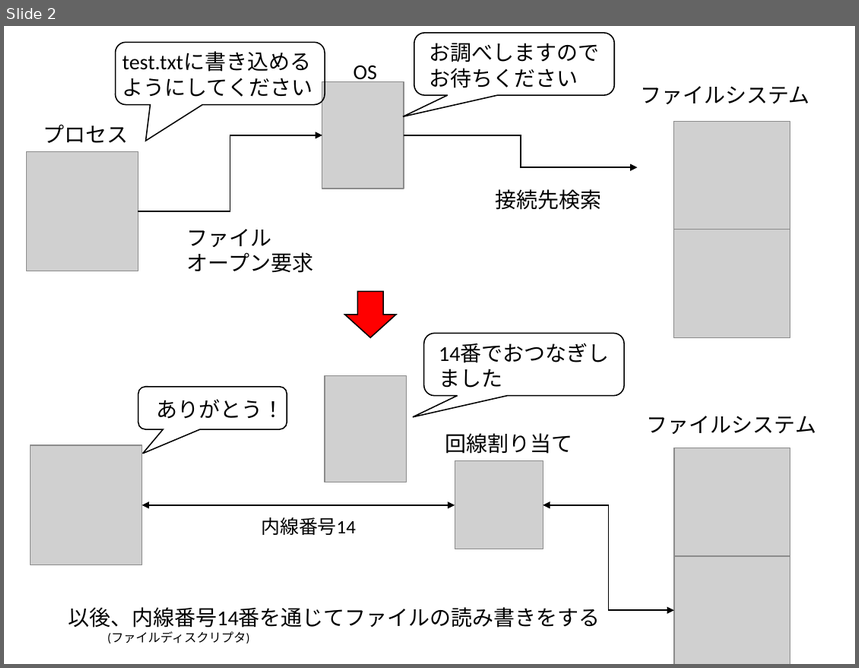
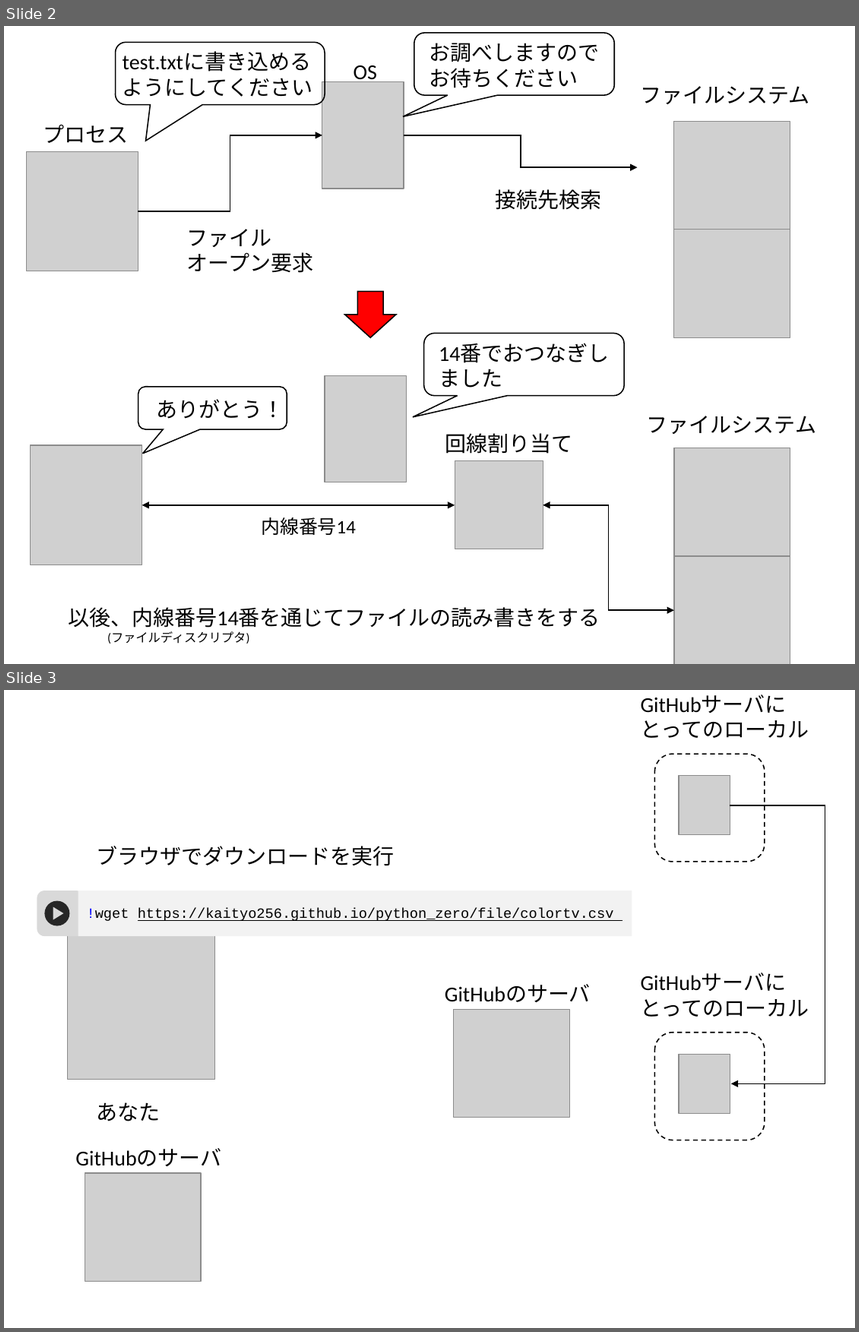
Before and after one commit to kaityo256/python_zero, a slide deck: file/fig/fig.pptx. Shown one above the other, each under a label of ours: slide 2 before the commit, slides 2 and 3 after it. The pictures are 859x668 and 859x1332 pixels, drawn with LibreOffice and Linux fonts; fonts in the diff are those of the drawing; grey boxes stand for pictures. Boxes give left, top, right and bottom in pixels: in the first picture for what was removed or moved away, otherwise in the second. Text is boxed around its words. In the diff, an @@ line names an element or a change of style, - is before the commit and + after.

```diff
--- a/file/fig/fig.pptx
+++ b/file/fig/fig.pptx
@@ slide 3 added at (x1=4, y1=690, x2=855, y2=1328), background #FFFFFF @@
@@ text added at (x1=641, y1=695, x2=810, y2=738), 18 pt, text #000000 @@
+GitHubサーバに
+とってのローカル
@@ rounded rectangle added at (x1=655, y1=754, x2=765, y2=862), outline #000000 1 pt dashed @@
@@ picture added at (x1=679, y1=776, x2=730, y2=836) @@
@@ elbow arrow added from (730, 806) to (731, 1084), #000000 1 pt @@
@@ text added at (x1=97, y1=846, x2=395, y2=866), 18 pt, text #000000 @@
+ブラウザでダウンロードを実行
@@ rounded rectangle added at (x1=37, y1=891, x2=84, y2=937), fill #D9D9D9 @@
@@ rectangle added at (x1=78, y1=891, x2=633, y2=937), fill #F2F2F2 @@
@@ ellipse added at (x1=45, y1=901, x2=69, y2=926), fill #262626 @@
@@ triangle added at (x1=53, y1=907, x2=63, y2=920), fill #D9D9D9 @@
@@ text added at (x1=87, y1=908, x2=614, y2=921), 12 pt, text #000000, underline @@
+!wget https://kaityo256.github.io/python_zero/file/colortv.csv
@@ picture added at (x1=68, y1=932, x2=215, y2=1079) @@
@@ text added at (x1=445, y1=984, x2=591, y2=1002), 18 pt, text #000000 @@
+GitHubのサーバ
@@ text added at (x1=641, y1=973, x2=810, y2=1017), 18 pt, text #000000 @@
+GitHubサーバに
+とってのローカル
@@ picture added at (x1=453, y1=1009, x2=569, y2=1117) @@
@@ rounded rectangle added at (x1=655, y1=1032, x2=765, y2=1140), outline #000000 1 pt dashed @@
@@ picture added at (x1=679, y1=1054, x2=730, y2=1114) @@
@@ text added at (x1=97, y1=1103, x2=161, y2=1122), 18 pt, text #000000 @@
+あなた
@@ text added at (x1=75, y1=1148, x2=221, y2=1167), 18 pt, text #000000 @@
+GitHubのサーバ
@@ picture added at (x1=85, y1=1173, x2=201, y2=1281) @@
```
Also in this commit, not shown: 1 other slide added, 1 slide removed, 2 other files.
